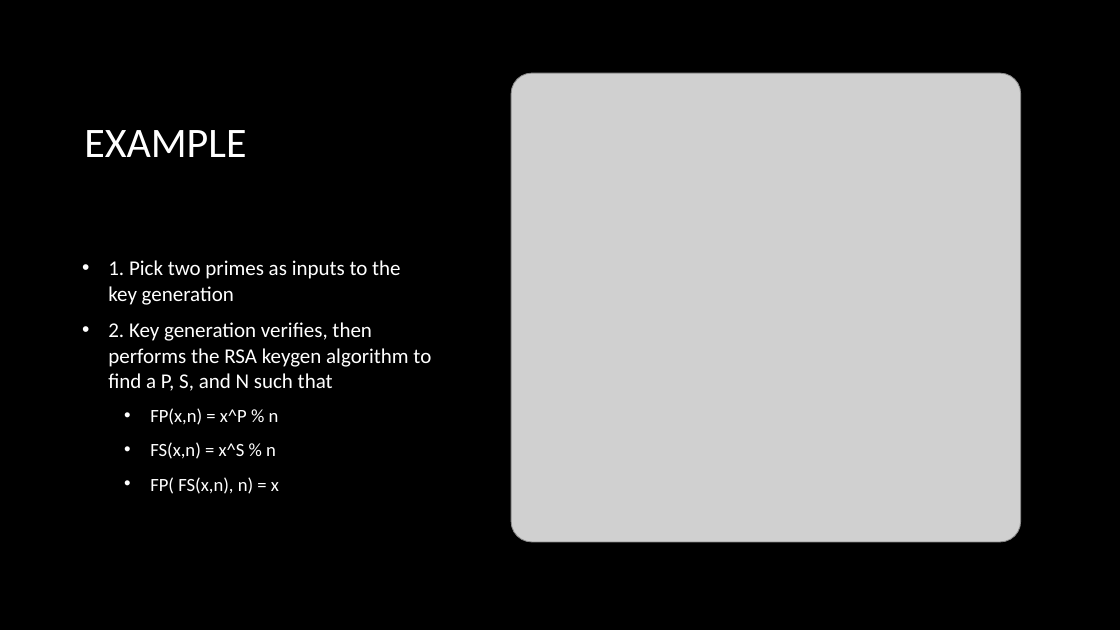
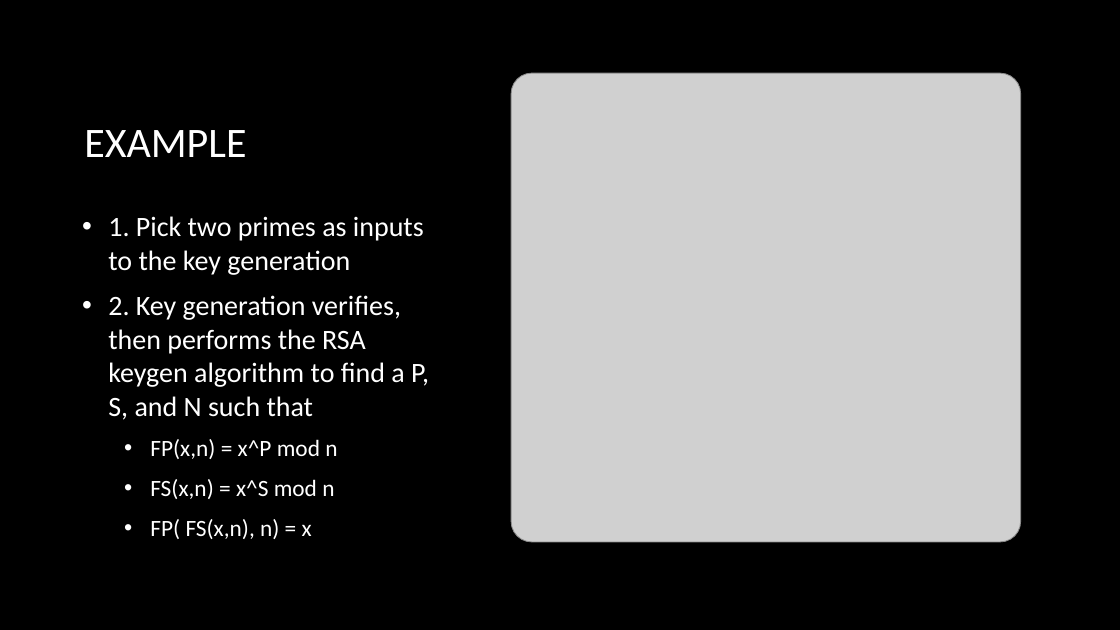
Before and after one commit to Deravadom/PostQuantumComputation, a slide deck: slide 11 of rsa/pres/rsa_presentation.pptx. Drawn at 1120x630 pixels with LibreOffice and Linux fonts; fonts in the diff are those of the drawing; grey boxes stand for pictures; background and template pictures are left out. Boxes give left, top, right and bottom in pixels: in the first picture for what was removed or moved away, otherwise in the second. Text is boxed around its words. In the diff, an @@ line names an element or a change of style, - is before the commit and + after.

```diff
--- a/rsa/pres/rsa_presentation.pptx
+++ b/rsa/pres/rsa_presentation.pptx
@@ text at (108,216,429,539): size 18 to 24 pt in "1. Pick two primes as inputs to ...", "2. Key generation verifies, then performs the ..."; size 16 to 20 pt in "FP( FS(x,n), n) = x" @@
@@ text at (150,439,337,499): text changed; size 16 to 20 pt @@
-  • FP(x,n) = x^P % n
-  • FS(x,n) = x^S % n
+  • FP(x,n) = x^P mod n
+  • FS(x,n) = x^S mod n
```
Also in this commit, not shown: 7 other slides changed, 4 other files.
